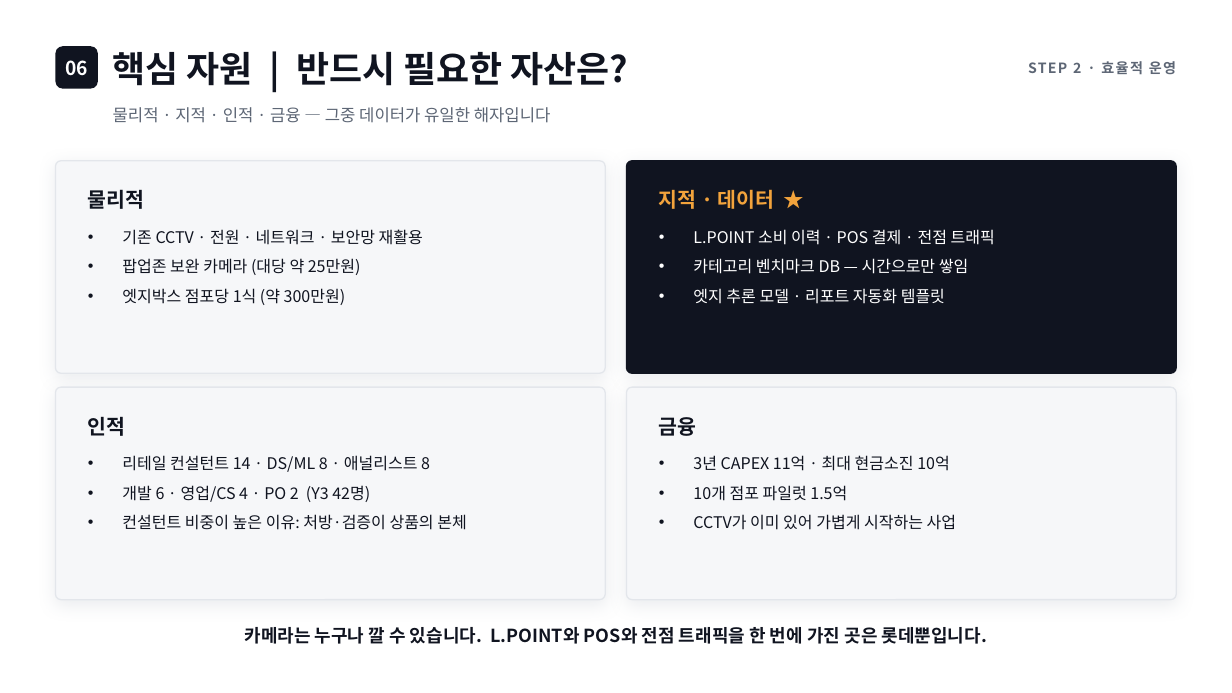
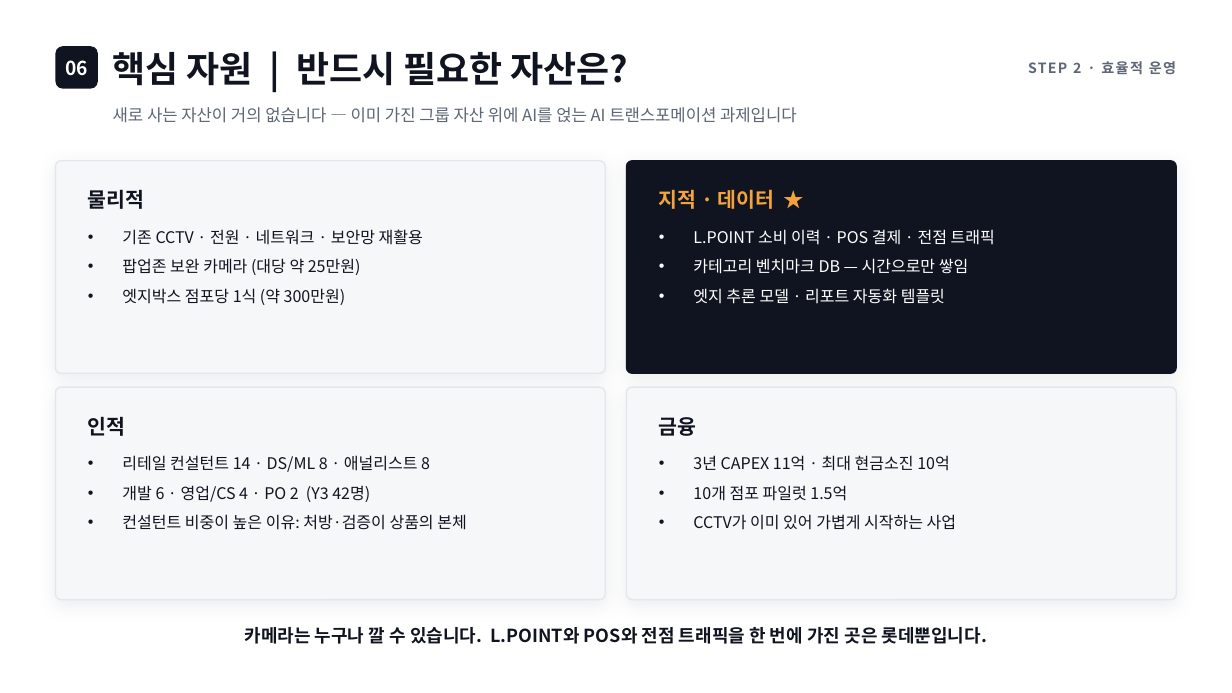
Before and after one commit to neti84-design/LMBA, a slide deck: slide 11 of LGA_롯데신사업_발표.pptx (slide 10 before the commit). Drawn at 1232x693 pixels with LibreOffice and Linux fonts; fonts in the diff are those of the drawing. Boxes give left, top, right and bottom in pixels: in the first picture for what was removed or moved away, otherwise in the second. Text is boxed around its words. In the diff, an @@ line names an element or a change of style, - is before the commit and + after.

```diff
--- a/LGA_롯데신사업_발표.pptx
+++ b/LGA_롯데신사업_발표.pptx
@@ text at box(113, 107, 797, 123): text changed @@
-물리적 · 지적 · 인적 · 금융 — 그중 데이터가 유일한 해자입니다
+새로 사는 자산이 거의 없습니다 — 이미 가진 그룹 자산 위에 AI를 얹는 AI 트랜스포메이션 과제입니다
```
Also in this commit, not shown: 11 other slides changed, 1 slide added, 6 other files.
